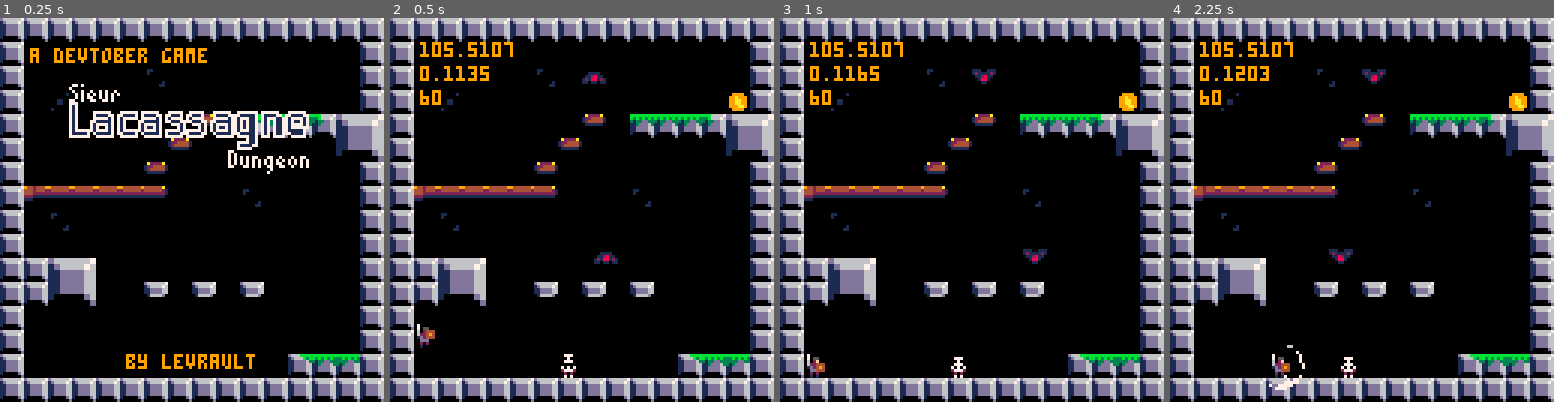
Above: before the commit, frames 1-4 (left to right).
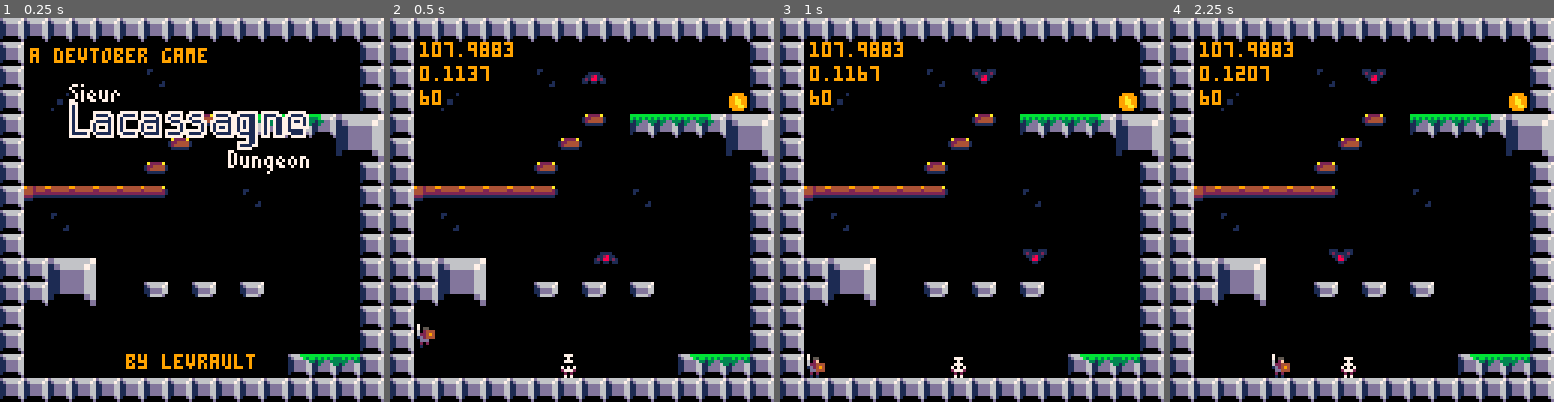
Above: after the commit, the same moments.

Repository: Levrault/pico8-sieur-lacassagne-dungeon
Game: PICO-8 cartridge sieur-lacassagne-dungeon.p8
Same seed, same stepped clock (60 frames per second), same inputs: the game is played once before the commit and once after it.
Inputs:
- Up to frame 1 (0.25 s): no input
- Up to frame 2 (0.5 s): tap X (X key) at 0.33 s
- Up to frame 3 (1 s): tap O (Z key) at 0.7 s
- Up to frame 4 (2.25 s): tap X (X key) at 1.07, 1.85 s; hold Right 1.6-2.1 s; tap O (Z key) at 1.7, 2.1 s

Frame 1 is identical in both runs. In frame 2, 0.2% of the frame differs, in the area x 14-32%, y 6-17%; in frame 3, 0.2%; in frame 4, 0.3%, in the area x 14-36%, y 6-97%.

Commit message:
feat(explosion): add explosion effect when an enemy is killed

Diff:
--- a/sieur-lacassagne-dungeon.p8
+++ b/sieur-lacassagne-dungeon.p8
@@ -12,6 +12,7 @@
 --	5 coins
 gm={}
 enemies={}
+explosions={}
 --sounds
 snd={
 	jump=0,
@@ -21,7 +22,6 @@
 
 function _init()
 	gm=make_game_manager()
-	-- gm:set_level(0)
 	gm:main_menu()
 
 end
@@ -284,17 +284,21 @@
 		for enemy in all(enemies) do
 			enemy:update()
 		end
+
+		for explosion in all(explosions) do
+			explosion:update()
+		end
 	end
 
 
 	--update graphics
 	gm.draw=function(self)
 		if self.cam_x<self.d_cam_x then
-			self.cam_x +=8
+			self.cam_x +=2
 			camera(self.cam_x, self.cam_y)
 			return
 		elseif self.cam_y<self.d_cam_y then
-			self.cam_y +=8
+			self.cam_y +=2
 			camera(self.cam_x, self.cam_y)
 			return
 		else
@@ -320,6 +324,10 @@
 		--update enemies sprites
 		for enemy in all(enemies) do
 			enemy:draw()
+		end
+
+		for explosion in all(explosions) do
+			explosion:draw()
 		end
 	end
 
@@ -459,7 +467,7 @@
 	local p=make_actor(8,8,px,py)
 	local slash_ap=make_animation_player({
 		["slash"]={
-			ticks=4,
+			ticks=3,
 			frames={32,32,34},
 			loop=false
 		}
@@ -977,6 +985,34 @@
 
 	return c
 end
+
+
+--juicy effect when killing a enemy
+function make_explosion(px,py)
+	local e={}
+	e.x=px
+	e.y=py
+	local ap=make_animation_player({
+		["explosion"]={
+			ticks=5,
+			frames={160,162,164,166,168,170},
+			loop=false
+		}
+	},"explosion")
+
+	e.update=function(self)
+		ap:play()
+		if ap.finished then
+			del(explosions, self)
+		end
+	end
+
+	e.draw=function(self)
+		ap:draw(self.x,self.y,16,16,false)
+	end
+
+	return e
+end
 -->8
 --libs
 
@@ -1083,6 +1119,13 @@
 --@param h height
 function make_hitbox(w,h)
 	local hb={}
+	local ap=make_animation_player({
+		["explosion"]={
+			ticks=5,
+			frames={160,162,164,166,168,170},
+			loop=false
+		}
+	},"explosion")
 	hb.w=w
 	hb.h=h
 
@@ -1104,6 +1147,7 @@
 			--enemy is top right corner is in the hitbox (x1,y0)
 			--enemy is lower right corner is in the hitbox (x1.y1)
 			if collide_rect(box,x0,y0) or collide_rect(box,x0,y1) or collide_rect(box,x1,y0) or collide_rect(box,x1,y1) then
+				add(explosions,make_explosion(enemy.x,enemy.y))
 				add(gm.kills,enemy)
 				printh("player kill a " ..enemy.name)
 			end
@@ -1312,6 +1356,22 @@
 00000000000000000000000000000000000000000000000000000000000000000000000000000000000007700077070700770077007007070000000000000000
 00000000000000000000000000000000000000000000000000000000000000000000000000000000000000000000000000070000000000000000000000000000
 00000000000000000000000000000000000000000000000000000000000000000000000000000000000000000000000000700000000000000000000000000000
+00000000000000000000000000000000000000000000000000000000000000000000000000666600000000000006666000000000000000000000000000000000
+00000000000000000000000000000000000000000000000066660077770000000066000d06666660006d0000000dddd600000000000000000000000000000000
+000000000000000000700077700000000000aaaa770000006aaa7766dd7aaa000666600066666666060000000000000600000000000000000000000000000000
+00000000000000000070777777700000000aaaaaad777000aaaaa6d6d6aaaaa00099900066669966000000000060000d00000000000000000000000000000000
+0000000000000000000777777777700000aaaaaaaa667700aaaaaddd66aaaaa009aaa900d669aa9d00dd00000060000000000000000000000000000000000000
+0000000110000000000777aaa777000000aaaaaaaa6677000aaa666dddaaaaa009aaa9000d69aa90000000000000099000000000000000000000000000000000
+000000111100000000777aaaaa77700000aaaaaaaadd770007766666666aaa7009aaa66000dd9900000006000000000000000000000000000000000000000000
+00000111111000000077aaaaaaa77000007aaaaaa666d700076666666666dd700099666600000000000060600000000000000000000000000000000000000000
+00000111111000000077aaaaaaa770000076aaaad666d70007666aa66666dd700d00d66d0d000000000000000000000000000000000000000000000000000000
+000000111100000000777aaaaa777000007dd6d66d6dd70007ddaaaa666ddd7000000dd060066600000000060000000000000000000000000000000000000000
+0000000110000000000777aaa77700000007dd666aaa7000007ddaa666ddd7000000000000666660000000000000006000000000000000000000000000000000
+000000000000000000077777777700000007d666aaaaa000007d66666ddd77000666000006666666000600000000006600000000000000000000000000000000
+00000000000000000070777777700000000d67ddaaaaa00000677dddddd7760066666009066666666d0060000000066600000000000000000000000000000000
+00000000000000000000007770007000000dd077aaaaa00000d677dddd776d006666609a9d66666d6d0d60000000066d00000000000000000000000000000000
+00000000000000000000000000000000000000000aaa000000dd0077770dd000d666d00900d666d06dd00000000006d000000000000000000000000000000000
+00000000000000000000000000000000000000000000000000000000000000000ddd0000000ddd000660000000000d0000000000000000000000000000000000
 __gff__
 0008080808080808080808080808000001010101010104040404000000020202000000000101020202020202000000000000000001010000000000000000000010101010100000000000000000000000101010101000000000000000000000001010101000000000000000000000000010101000000000000000000000000000
 2020202000000000000000000000000000000000000000000000000000000000000000000000000000000000000000000000000000000000000000000000000000000000000000000000000000000000000000000000000000000000000000000000000000000000000000000000000000000000000000000000000000000000
Not shown, added: assets/explosion-Sheet.png
Not shown, added: assets/explosion.aseprite
Not shown, added: assets/explosion_sheet.png
Not shown, changed: assets/sprite_sheet.aseprite
Not shown, changed: assets/sprite_sheet.png
